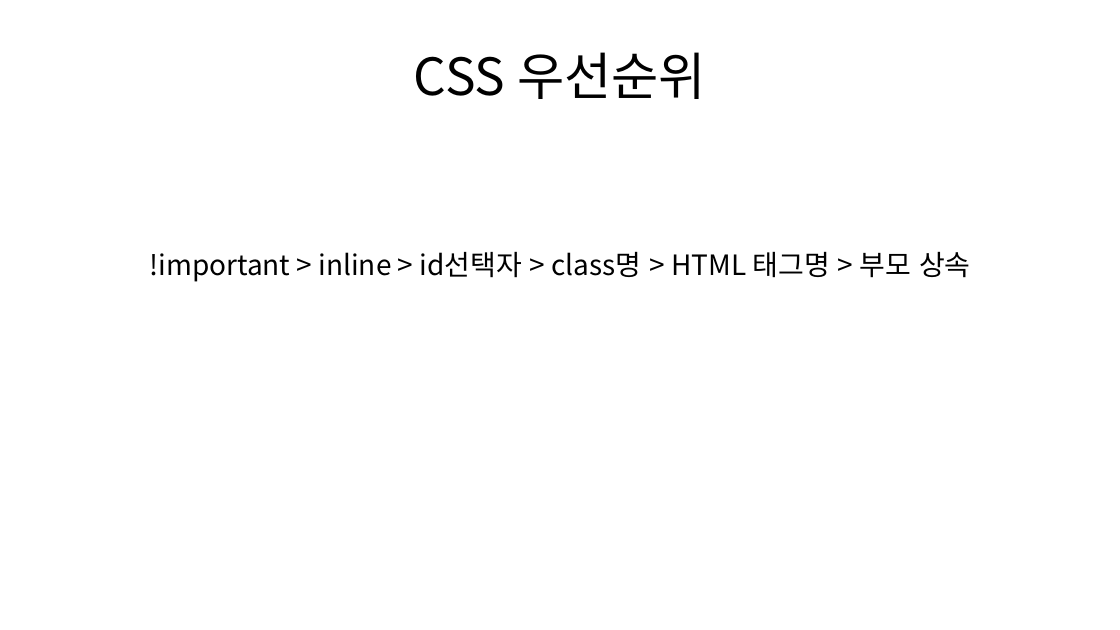
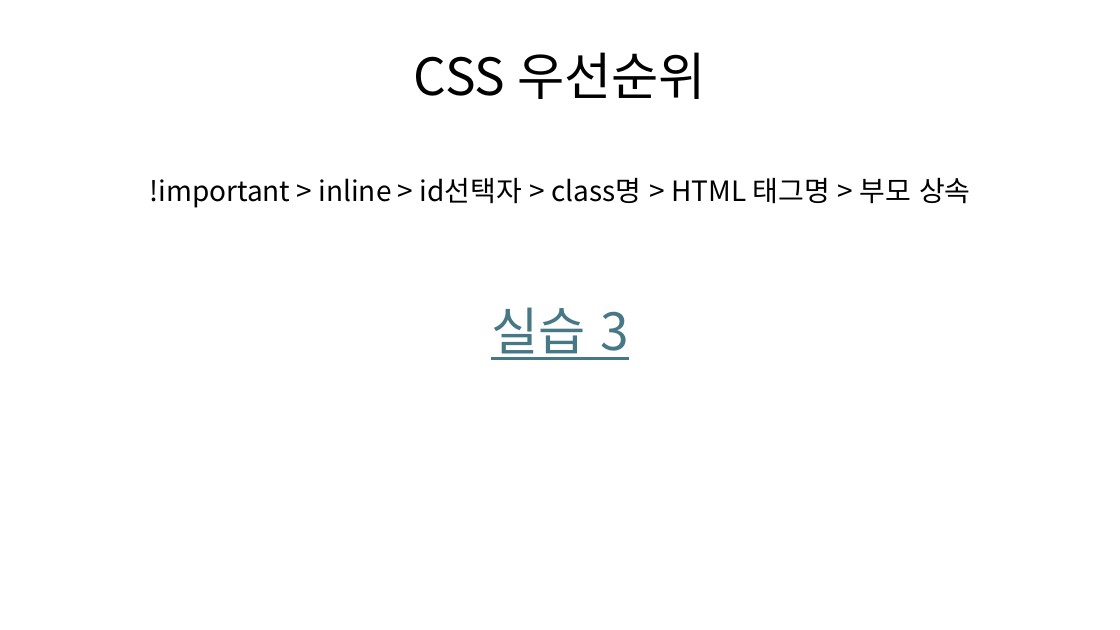
Before and after one commit to MainFe/mainfe.github.io, a slide deck: slide 121 of ppt/web-design.pptx (slide 93 before the commit). Drawn at 1120x630 pixels with LibreOffice and Linux fonts; fonts in the diff are those of the drawing. Boxes give left, top, right and bottom in pixels: in the first picture for what was removed or moved away, otherwise in the second. Text is boxed around its words. In the diff, an @@ line names an element or a change of style, - is before the commit and + after.

```diff
--- a/ppt/web-design.pptx
+++ b/ppt/web-design.pptx
@@ text "!important > inline > id선택자 ...": place and size @@
-text "!important > inline > id선택자 ..." at box(149, 251, 971, 282)
+text "!important > inline > id선택자 ..." at box(149, 177, 971, 208)
@@ text added at box(491, 307, 628, 360), 44 pt, text #467886, underline @@
+실습 3
```
Also in this commit, not shown: 13 other slides changed, 41 slides added, 10 slides removed, 2 other files.
